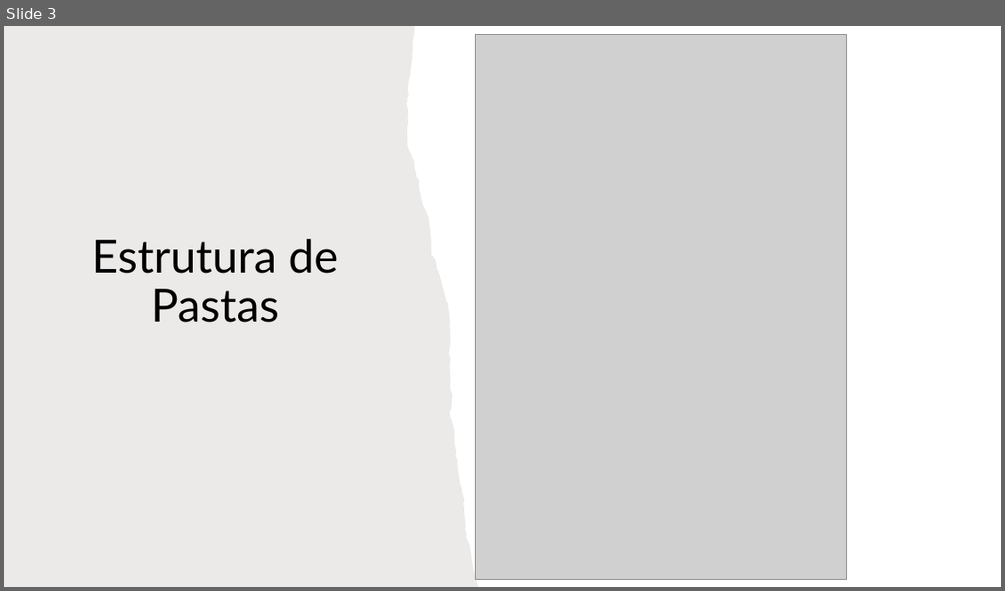
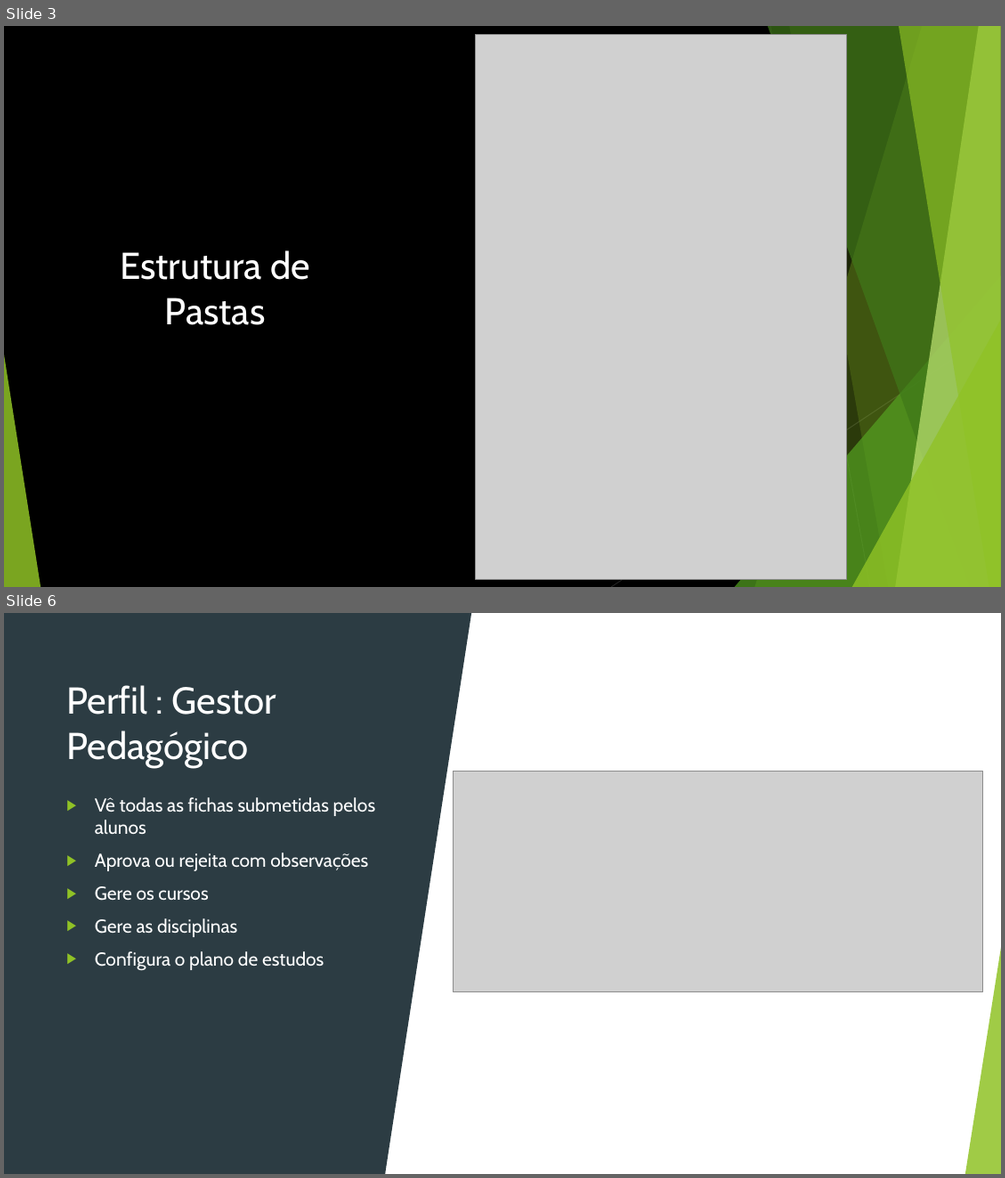
Before and after one commit to DavidMacieira/Gestao-Alunos, a slide deck: TP.pptx. Shown one above the other, each under a label of ours: slide 3 before the commit, slides 3 and 6 after it; the slides between them are not shown. The pictures are 1005x591 and 1005x1178 pixels, drawn with LibreOffice and Linux fonts; fonts in the diff are those of the drawing; grey boxes stand for pictures. Boxes give left, top, right and bottom in pixels: in the first picture for what was removed or moved away, otherwise in the second. Text is boxed around its words. In the diff, an @@ line names an element or a change of style, - is before the commit and + after.

```diff
--- a/TP.pptx
+++ b/TP.pptx
@@ slide 6 added at box(4, 613, 1001, 1174), background #FFFFFF; not listed: 8 template elements that a slide beside it also shows @@
@@ rectangle added at box(4, 613, 1001, 1174), fill #FFFFFF @@
@@ rectangle added at box(4, 613, 386, 1174), fill #2C3C43 @@
@@ triangle added at box(386, 613, 472, 1174), fill #2C3C43 @@
@@ line added from (770, 613) to (870, 1174), #FFFFFF 0.75 pt @@
@@ title added at box(66, 685, 276, 768), 36 pt, text #FFFFFF @@
+Perfil : Gestor Pedagógico
@@ picture added at box(453, 771, 984, 992) @@
@@ text added at box(95, 797, 376, 971), 18 pt, text #FFFFFF @@
+▶ Vê todas as fichas submetidas pelos alunos
+▶ Aprova ou rejeita com observações
+▶ Gere os cursos
+▶ Gere as disciplinas
+▶ Configura o plano de estudos
@@ line added from (1001, 915) to (611, 1174), #FFFFFF 0.75 pt @@
@@ triangle added at box(966, 941, 1001, 1174), fill #90C226 at 85% opacity @@
@@ slide 3 changed as well @@
@@ background #FFFFFF to #000000 @@
@@ freeform shape removed at box(4, 26, 479, 587) @@
@@ title "Estrutura de Pastas" at box(120, 250, 310, 325): size 44 to 36 pt, font Lato to Cabin, text colour #000000 to #FFFFFF; line spacing 0.9 to 1 @@
@@ group added at box(4, 26, 1001, 587): 5 freeform shapes, 3 triangles, 2 lines @@
```
Also in this commit, not shown: 2 other slides changed, 4 other slides added, 5 other files.
